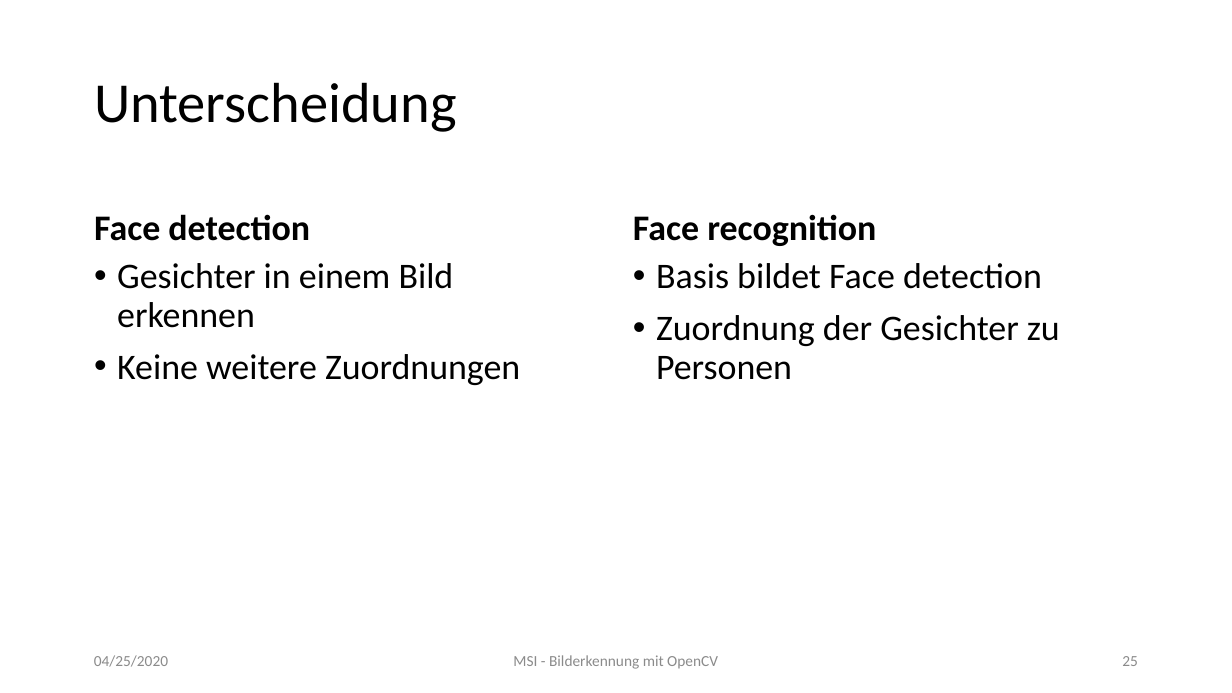
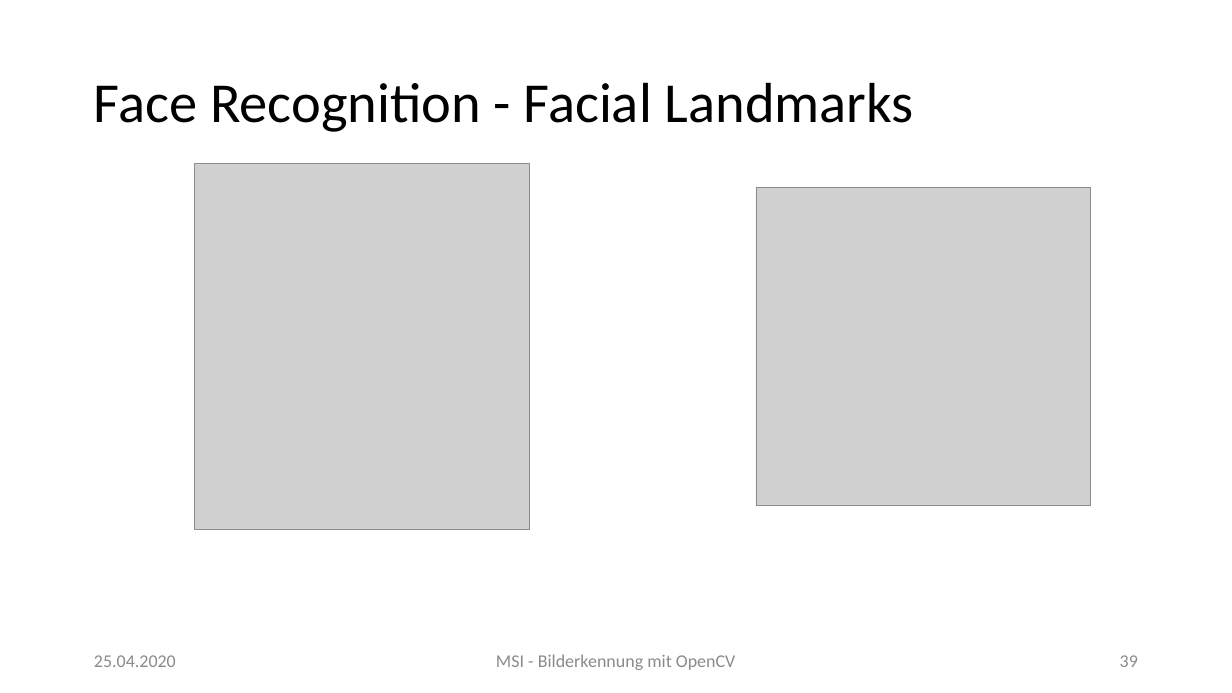
Before and after one commit to MarkusClln/MSI, a slide deck: slide 39 of Bilderkennung mit OpenCV.pptx (slide 25 before the commit). Drawn at 1232x693 pixels with LibreOffice and Linux fonts; fonts in the diff are those of the drawing; grey boxes stand for pictures. Boxes give left, top, right and bottom in pixels: in the first picture for what was removed or moved away, otherwise in the second. Text is boxed around its words. In the diff, an @@ line names an element or a change of style, - is before the commit and + after.

```diff
--- a/Bilderkennung mit OpenCV.pptx
+++ b/Bilderkennung mit OpenCV.pptx
@@ title at <box>94,82,914,132</box>: text changed @@
-Unterscheidung
+Face Recognition - Facial Landmarks
@@ picture added at <box>194,164,530,531</box> @@
@@ picture added at <box>756,188,1092,506</box> @@
@@ text removed at <box>94,214,310,241</box> @@
-Face detection
@@ text removed at <box>633,214,876,246</box> @@
-Face recognition
@@ text removed at <box>117,263,520,385</box> @@
-• Gesichter in einem Bild erkennen
-• Keine weitere Zuordnungen
@@ text removed at <box>656,263,1060,380</box> @@
-• Basis bildet Face detection
-• Zuordnung der Gesichter zu Personen
@@ text at <box>94,655,176,667</box>: text changed; size 12 to 14 pt @@
-04/25/2020
+25.04.2020
@@ text "MSI - Bilderkennung mit OpenCV" at <box>496,654,736,670</box>: size 12 to 14 pt @@
@@ page number at <box>1120,655,1138,667</box>: text changed; size 12 to 14 pt @@
-25
+39
```
Also in this commit, not shown: 46 other slides changed, 4 slides added, 3 other files.
